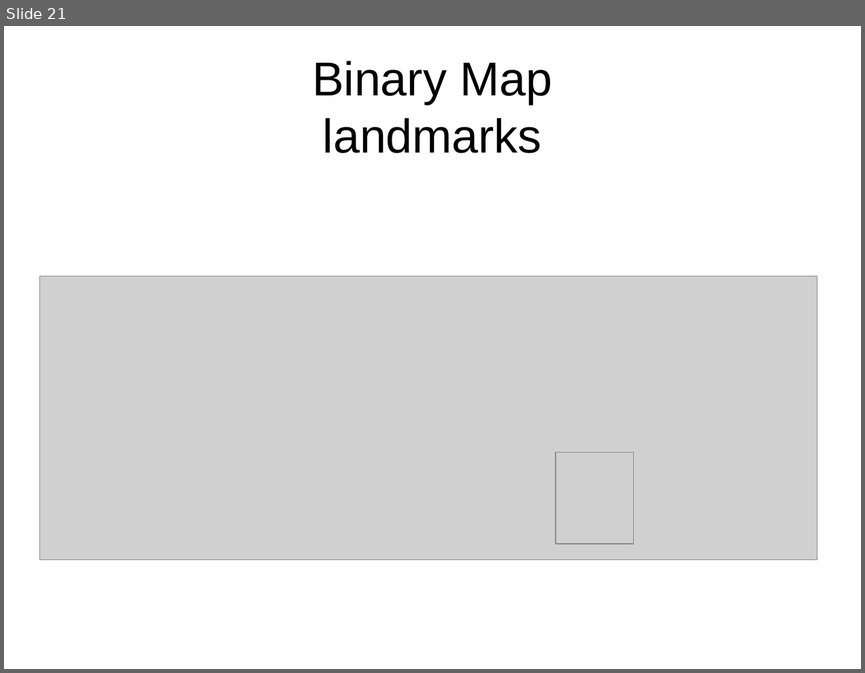
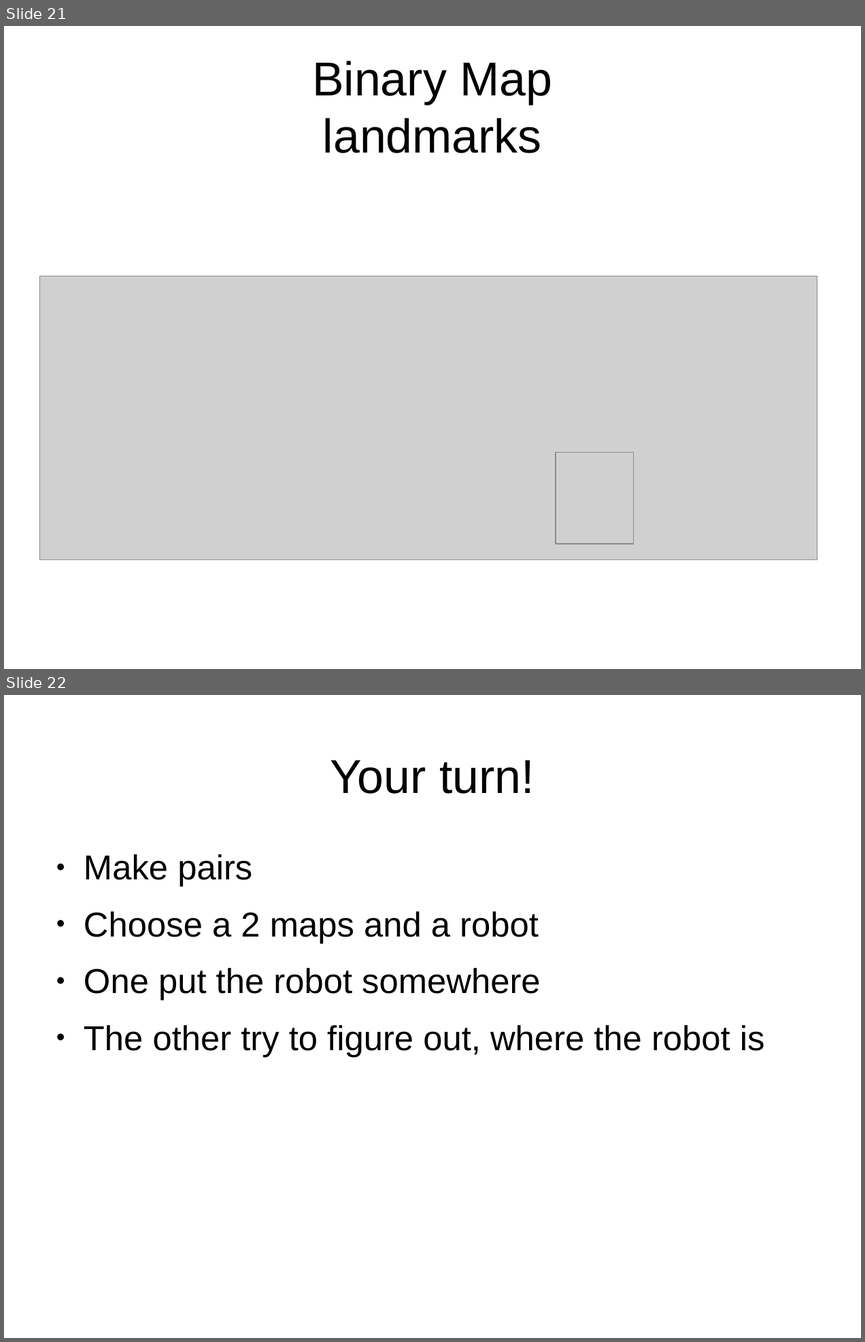
Before and after one commit to peterborkuti/english, a slide deck: robotlocalization/robotlocalization_02.odp. Shown one above the other, each under a label of ours: slide 21 before the commit, slides 21 and 22 after it. The pictures are 865x673 and 865x1342 pixels, drawn with LibreOffice and Linux fonts; fonts in the diff are those of the drawing; grey boxes stand for pictures. Boxes give left, top, right and bottom in pixels: in the first picture for what was removed or moved away, otherwise in the second. Text is boxed around its words. In the diff, an @@ line names an element or a change of style, - is before the commit and + after.

```diff
--- a/robotlocalization/robotlocalization_02.odp
+++ b/robotlocalization/robotlocalization_02.odp
@@ slide 22 added at (x1=4, y1=695, x2=861, y2=1338), background #FFFFFF @@
@@ title added at (x1=330, y1=760, x2=534, y2=794), 44 pt, text #000000 @@
+Your turn!
@@ text added at (x1=84, y1=854, x2=765, y2=1057), 32 pt, text #000000 @@
+● Make pairs
+● Choose a 2 maps and a robot
+● One put the robot somewhere
+● The other try to figure out, where the robot is
```
Also in this commit, not shown: 1 slide changed, 18 other slides added, 1 other file.
